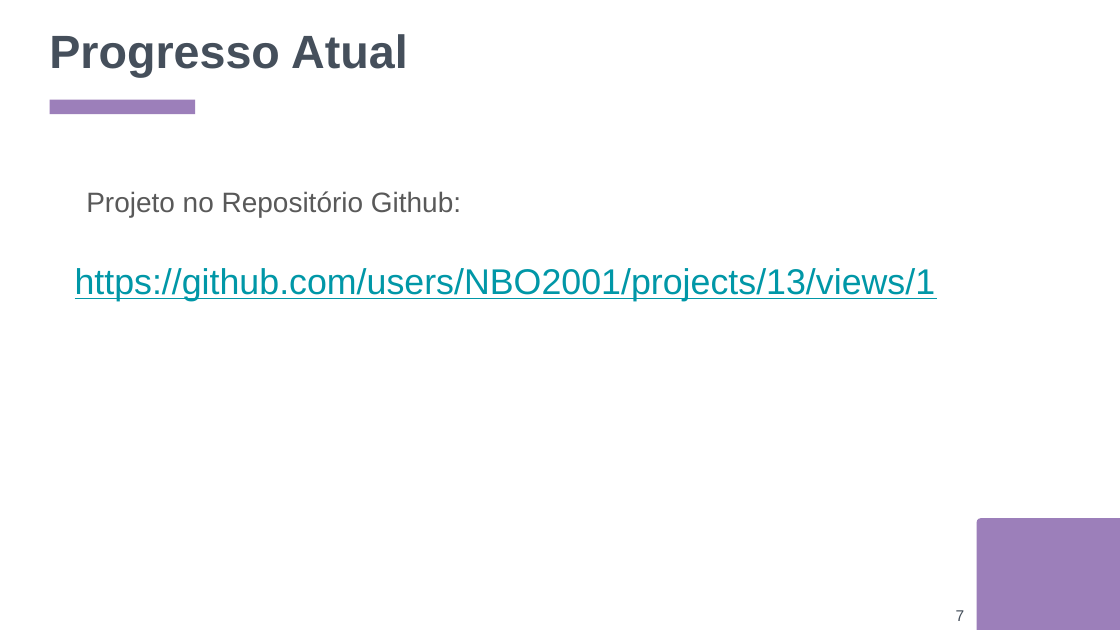
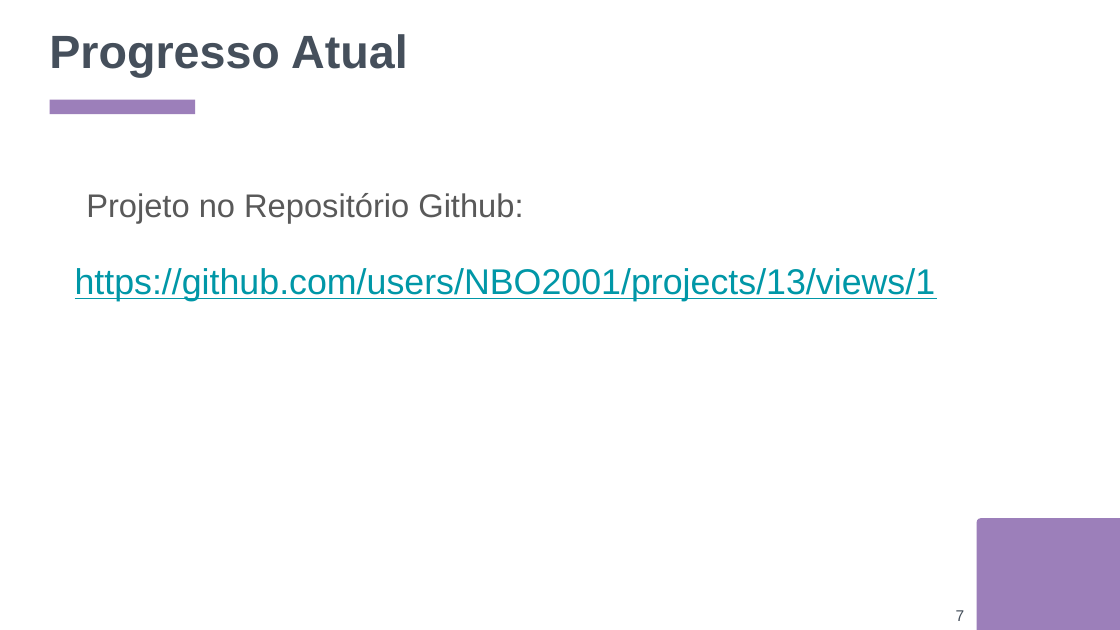
Before and after one commit to NBO2001/InfraDroid, a slide deck: slide 7 of slides/apresentacao_130126.pptx. Drawn at 1120x630 pixels with LibreOffice and Linux fonts; fonts in the diff are those of the drawing. Boxes give left, top, right and bottom in pixels: in the first picture for what was removed or moved away, otherwise in the second. Text is boxed around its words. In the diff, an @@ line names an element or a change of style, - is before the commit and + after.

```diff
--- a/slides/apresentacao_130126.pptx
+++ b/slides/apresentacao_130126.pptx
@@ text "Projeto no Repositório Github:" at (86,193,523,223): size 18 to 21 pt @@
```
Also in this commit, not shown: 2 other slides changed, 14 other files.
